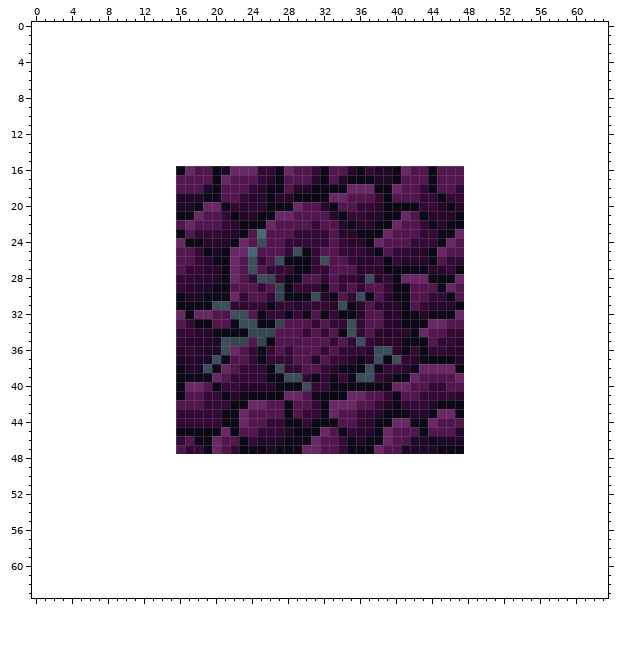
Two states of a pixel-art sprite, Game Arts/Ts_PlatformsVariations.png. The picture above was drawn from the file before the commit.
The file is 32x32 pixels. The old version is drawn lined up with the new one, on the new canvas.
Once edited:
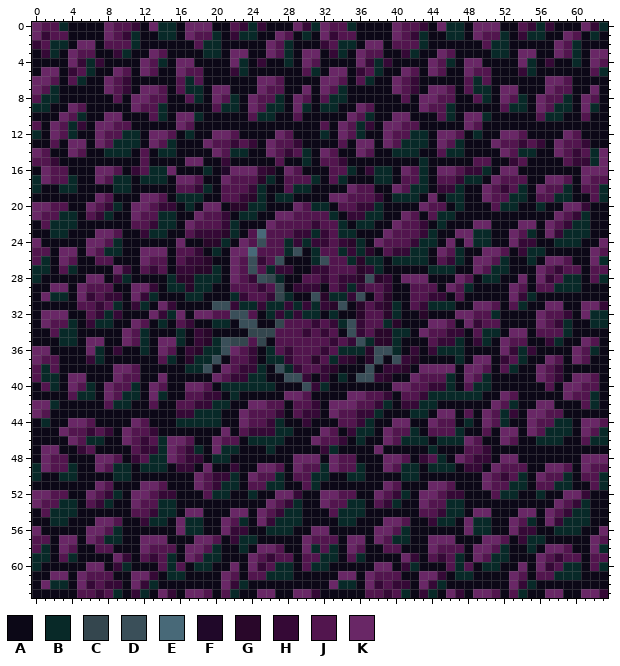
Palette (. is transparent): A #0c0817  B #082928  C #34464e  D #3a4f59  E #486978  F #200829  G #29072a  H #350936  J #52154e  K #692766
Change:
canvas 32x32 -> 64x64, the old top-left corner now at 16,16
Changed rows in their new state; - is an unchanged pixel.
first column x 0:
 0 KJJBAAAAKJJHAKBBAKKKAAJHBHAAAKHBKJJBAAAAKJJHAKBBAKKKAAJHBHAAAKHB
 1 KHJJAAAAKJHBAABBAKJJBAHBBAAKJABAKHJJAAAAKJHBAABBAKJJBAHBBAAKJABA
 2 HJBBAKKAJJJBAAAAAAJBBAAAAAKJBAAAHJBBAKKAJJJBAAAAAAJBBAAAAAKJBAAA
 3 AHBAKJJAAHBAAKJAAAABBAKKAAKJBAKKAHBAKJJAAHBAAKJAAAABBAKKAAKJBAKK
 4 AAAAKHBHAAAAKJBAKKAAAAKBAHAABAKJAAAAKHBHAAAAKJBAKKAAAAKBAHAABAKJ
 5 AKKAHJBAAKJAKJAAKJJAAAHBAAAAAAJBAKKAHJBAAKJAKJAAKJJAAAHBAAAAAAJB
 6 KKJAJBAAKJHAAAAAJBJAAAAAAKKJAAAAKKJAJBAAKJHAAAAAJBJAAAAAAKKJAAAA
 7 KJBAAAAAKJHAKKJAJBBAKKAAAKJJAAKAKJBAAAAAKJHAKKJAJBBAKKAAAKJJAAKA
 8 JBBAAAAAAJAKKJJAAJBAKJBAKJJBAKJAJBBAAAAAAJAKKJJAAJBAKJBAKJJBAKJA
 9 BBAAKJAAAAAKJJBAAAAAJBBAKJBBAKBABBAAKJAAAAAKJJBAAAAAJBBAKJBBAKBA
10 AAAKJBAAKKAAAJBAKKBAAAAAJBBAAJAAAAAKJBAAKKAAAJBAKKBAAAAAJBBAAJAA
11 JAKJBHAKKJJAAAAAKJAAAAAAAAAAAAAAJAKJBHAKKJJAAAAAKJAAAAAAAAAAAAAA
12 BAKJBAAKJJBBAKKJABAAKKJAAAAKJAAABAKJBAAKJJBBAKKJABAAKKJAAAAKJAAA
13 AAJAKKAKJBBBAKJBAAAKJJHJHAKJJHAAAAJAKKAKJBBBAKJBAAAKJJHJHAKJJHAA
14 KJAAKJAABBBAJABBAAAAKJBBAAKJHJBAKJAAKJAABBBAAJBBAAAAKJBBAAKJHJBK
15 JJHAAAAAAAAAJAAAAKKAAHAAAAAJAABAJJHAAAAAAAABAAAAAJJAAHJAAAAJHHBK
16 AKJJAAAKKJAHJBBK-AAB------G---AA---B--BB---B-KK-HHBAKKAAAAAAAKKK
17 BKJJBAAKJBBABBBAKK-A-----GB----B--B---BB---B---HBBAKJJJAAKKJAKJJ
18 BAABBAAAABBAAAAA--HB-----B---BB-----JJ----BB-HHBAAKJHJBAKJJBAJJB
19 AAAAAAAKJAAAKKJABBB------B-BB-----------BBBAK-BBAAKJJBBAJJBBAAJB
20 KKJJAAKJHBAKKJHHAB----G-BB-----BB-----B----KJJ-BAAAJBBAABAAKKHAA
21 KJJBBAJHBAAKJJBB-------BB--------B---BB-----JBB-AAAAAAAAAAKJHBAA
22 AJBBBAAAAAAJJHBBA-----B-----------B-BB-------B--AKKAAAKKAKJHBBAA
23 AABBAAAKKJAAHBBA------B--------B--BB--------B---KBBAAKJBAKHBBBAA
24 KAAAAAKKJBAAAAAA-----B------B-B-----B------BB--AKBBAAKHHAABBBAAK
25 JJAKKAKJBBAAKKKA----B-------B--B--B-B-----BB---BAAKKJAHBBAAAAAKJ
26 JBAKJAAJJAAAKJJA-H-------------B---B-BB-BBBB---BAKKJBAABAKKJAAKB
27 BBAJBAAAAKHAJHJAH-G-B-----B-----------B-----BBB-AKJBBAAAKJHJJAJJ
28 BAAAAAKKAHBAAAABGGBBB------B--------------------JABBAAKAKHJBBAJB
29 AAKKAKJJJAAKKHABB-BB---------------B------------BAAAAKJAJJBBBAAA
30 AKBBAKHJHHAKHBAA-BB---B-----B----BB-------------AAAAAKHBAAAAAAAA
31 AAAAAJJHJBAHBAKH-------BB-BB-B-B--------B---BBB-AKKJAJBAAKKAAKKH
32 AKKKAAJHBHAAAKHB----------B-B-BB-B------B-------KJJBAAAAKJJHAKBB
33 AKJJBAHBBAAKJABA----BB------------B----B-------AKHJJAAAAKJHBAABB
34 AAJBBAAAAAKJBAAABAH---------------------BB------AJBBAKKAJJJBAAAA
35 AAABBAKKAAKJBAKKBAH-B----------------B--B------BAHBAKJJAAHBAAKJA
36 KKAAAAKBAHAABAKJA--BB-----B-------BBB---B----BBBAAAAKHBHAAAAKJBA
37 KJJAAAHBAAAAAAJBA-BB------BB-----B-------------BAKKAHJBAAKJAKJAA
38 JBJAAAAAAKKJAAAA-BB------B--B-------------------KKJAJBAAKJHAAAAA
39 JBBAKKAAAKJJAAKA--------BB--------B-----------BAKJBAAAAAKJHAKKJA
40 AJBAKJBAKJJBAKJA-----BBBBBB-----B-------------BAJBBAAAAAAJAKKJJA
41 AAAAJBBAKJBBAKBA------B---------------------BBBBBBAAKJAAAAAKJJBA
42 KKBAAAAAJBBAAJAA--H-BB-----------------B---BB---AAAKJBAAKKAAAJBA
43 KJAAAAAAAAAAAAAA--BBB------H----------B---BB----JAKJBHAKKJJAAAAA
44 ABAAKKJAAAAKJAAABBBBB------B---------B---------ABAKJBAAKJJBBAKKJ
45 AAAKJJHJHAKJJHAA--------H--BB-------BB----B----BAAJAKKAKJBBBAKJB
46 AAAAKJBBAAKJHJBKK-------BBBB--------B----BBB-BBBKJAAKJAABBBAAJBB
47 AKKAAHJAAAAJHHBK--B--BB---B---AAHBA----AAAAAB---JJHAAAAAAAAAAAAA
48 AKJJAAAKKJAHJBBKJHHABBAAAAAAAKKKAKJJAAAKKJAHJBAKJHHAKKAAAAAAAKKK
49 BKJJBAAKJBBABBBAHHAKAAHAAKKJAKJJBKJJBAAKJBBABBBAHHAKJJJAAKKJAKJJ
50 BAABBAAAABBAAAAAAAKJHHBAKJJBAJJBBAABBAAAABBAAAAAAAKJHJBAKJJBAJJB
51 AAAAAAAKJAAAKKJAAAKJHBBAJJBBAAJBAAAAAAAKJAAAKKJAAAKJJBBAJJBBAAJB
52 KKJJAAKJHBAKKJHHAAAJBBAABAAKKHAAKKJJAAKJHBAKKJHHAAAJBBAABAAKKHAA
53 KJJBBAJHBAAKJJBBAAAAAAAAAAKJHBAAKJJBBAJHBAAKJJBBAAAAAAAAAAKJHBAA
54 AJBBBAAAAAAJJHBBAKKAAAKKAKJHBBAAAJBBBAAAAAAJJHBBAKKAAAKKAKJHBBAA
55 AABBAAAKKJAAHBBAKBBAAKJBAKHBBBAAAABBAAAKKJAAHBBAKBBAAKJBAKHBBBAA
56 KAAAAAKKJBAAAAAAKBBAAKHHAABBBAAKKAAAAAKKJBAAAAAAKBBAAKHHAABBBAAK
57 JJAKKAKJBBAAKKKAAAKKJAHBBAAAAAKJJJAKKAKJBBAAKKKAAAKKJAHBBAAAAAKJ
58 JBAKJAAJJAAAKJJJAKKJBAABAKKJAAKBJBAKJAAJJAAAKJJJAKKJBAABAKKJAAKB
59 BBAJBAAAAKHAJHJBAKJBBAAAKJHJJAJJBBAJBAAAAKHAJHJBAKJBBAAAKJHJJAJJ
60 BAAAAAKKAHBAAAJBJABBAAKAKHJBBAJBBAAAAAKKAHBAAAJBJABBAAKAKHJBBAJB
61 AAKKAKJJJAAKKHABBAAAAKJAJJBBBAAAAAKKAKJJJAAKKHABBAAAAKJAJJBBBAAA
62 AKBBAKHJHHAKHBAAAAAAAKHBAAAAAAAAAKBBAKHJHHAKHBAAAAAAAKHBAAAAAAAA
63 AAAAAJJHJBAHBAKHAKKJAJBAAKKAAKKHAAAAAJJHJBAHBAKHAKKJAJBAAKKAAKKH
Changed places in both pictures, as pixel boxes (x1, y1, x2, y2):
changed: (32, 22, 608, 598)
